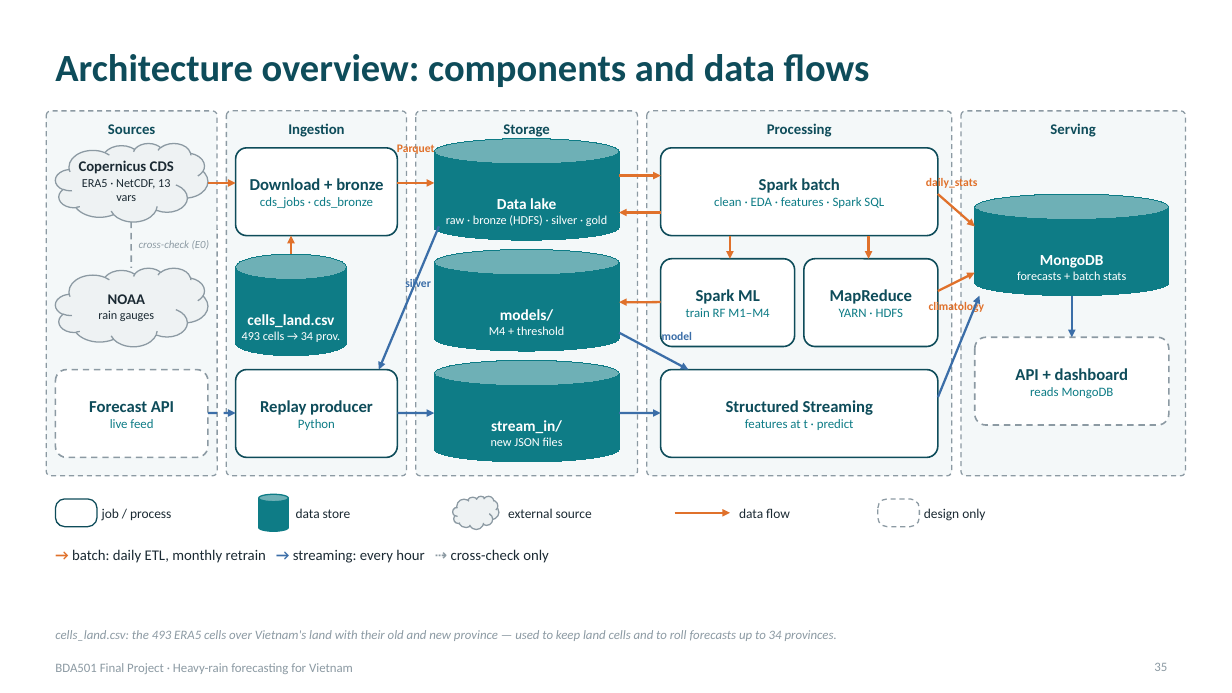
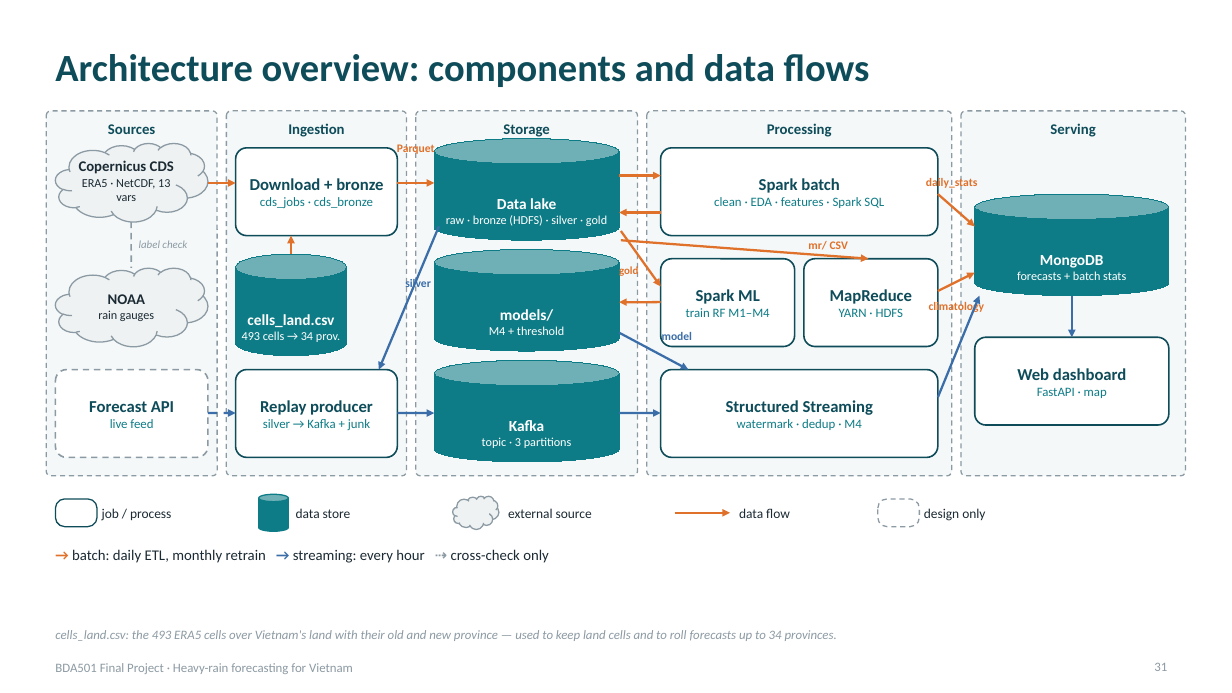
Before and after one commit to PhamLeTanThinh/BDA501_weather, a slide deck: slide 31 of deck/BDA501_Heavy_Rain_Forecast.pptx (slide 35 before the commit). Drawn at 1232x693 pixels with LibreOffice and Linux fonts; fonts in the diff are those of the drawing. Boxes give left, top, right and bottom in pixels: in the first picture for what was removed or moved away, otherwise in the second. Text is boxed around its words. In the diff, an @@ line names an element or a change of style, - is before the commit and + after.

```diff
--- a/deck/BDA501_Heavy_Rain_Forecast.pptx
+++ b/deck/BDA501_Heavy_Rain_Forecast.pptx
@@ arrow added from (621, 231) to (661, 287), #E0712B 1.75 pt @@
@@ arrow removed from (869, 236) to (869, 259) @@
@@ text at (139, 240, 187, 248): text changed @@
-cross-check (E0)
+label check
@@ text added at (619, 265, 638, 277), 8.5 pt, text #E0712B, bold @@
+gold
@@ arrow moved from (730, 236) - (730, 259) to (621, 240) - (869, 259) @@
@@ text added at (808, 241, 848, 250), 9 pt, text #E0712B, bold @@
+mr/ CSV
@@ rounded rectangle "Web dashboard" at (975, 337, 1169, 425): outline #8C9AA3 1.25 pt dashed to #0E4C5A 1.25 pt @@
@@ text in rounded rectangle at (1017, 368, 1126, 398): text changed @@
-API + dashboard
-reads MongoDB
+Web dashboard
+FastAPI · map
@@ text in rounded rectangle at (263, 419, 370, 430): text changed @@
-Python
+silver → Kafka + junk
@@ text in rounded rectangle at (737, 419, 861, 430): text changed @@
-features at t · predict
+watermark · dedup · M4
@@ text in cylinder at (482, 420, 572, 448): text changed @@
-stream_in/
-new JSON files
+Kafka
+topic · 3 partitions
@@ page number at (1154, 663, 1167, 671): text changed @@
-35
+31
```
Also in this commit, not shown: 31 other slides changed, 14 slides added, 14 slides removed, 28 other files.
